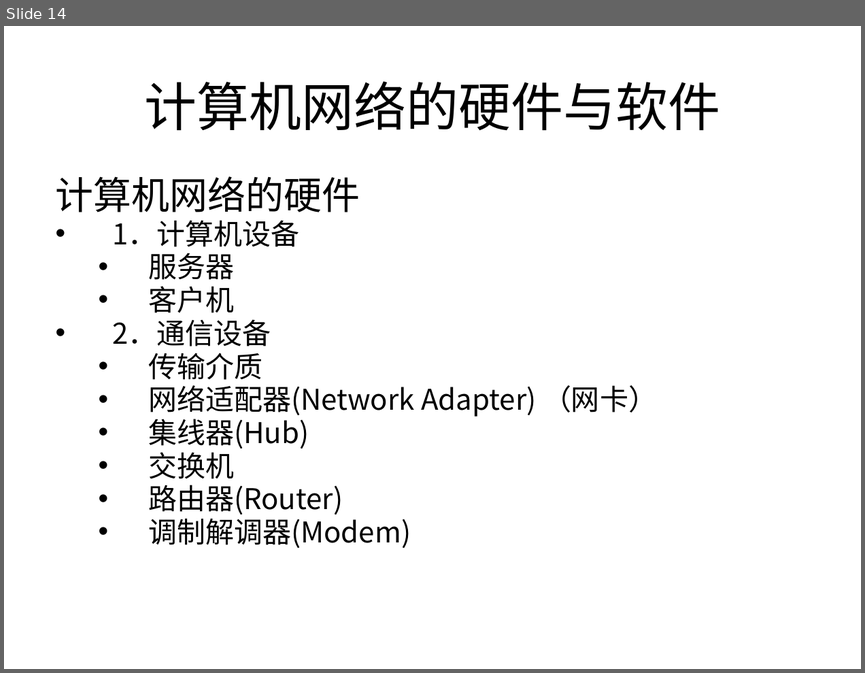
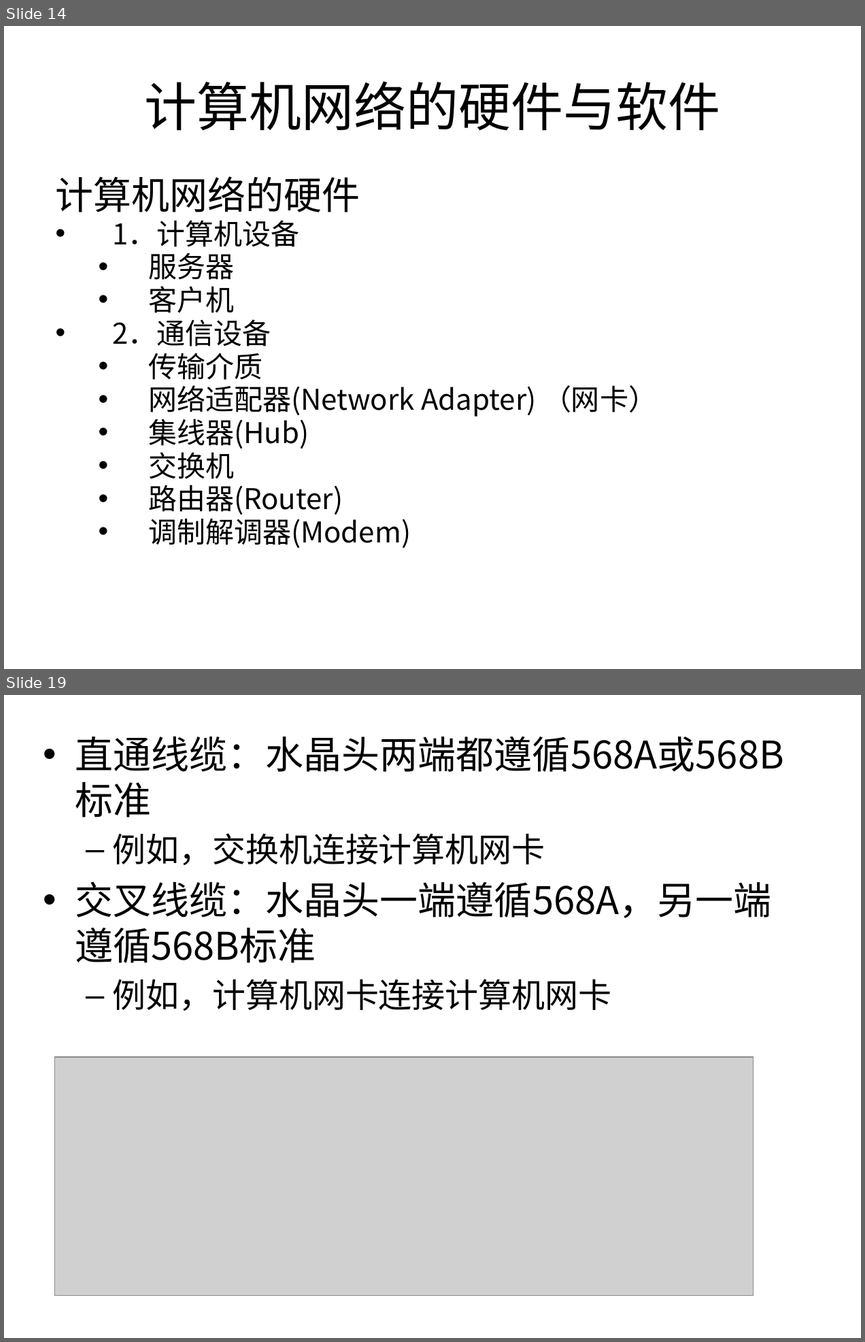
Before and after one commit to sans123wx/class, a slide deck: 第六章 计算机网络.pptx. Shown one above the other, each under a label of ours: slide 14 before the commit, slides 14 and 19 after it; the slides between them are not shown. The pictures are 865x673 and 865x1342 pixels, drawn with LibreOffice and Linux fonts; fonts in the diff are those of the drawing; grey boxes stand for pictures. Boxes give left, top, right and bottom in pixels: in the first picture for what was removed or moved away, otherwise in the second. Text is boxed around its words. In the diff, an @@ line names an element or a change of style, - is before the commit and + after.

```diff
--- a/第六章 计算机网络.pptx
+++ b/第六章 计算机网络.pptx
@@ slide 19 added at [4, 695, 861, 1338], background #FFFFFF @@
@@ text added at [75, 736, 783, 1011], 32 pt, text #000000 @@
+• 直通线缆：水晶头两端都遵循568A或568B标准
+  – 例如，交换机连接计算机网卡
+• 交叉线缆：水晶头一端遵循568A，另一端遵循568B标准
+  – 例如，计算机网卡连接计算机网卡
@@ picture added at [54, 1057, 753, 1295] @@
```
Also in this commit, not shown: 4 other slides added.
